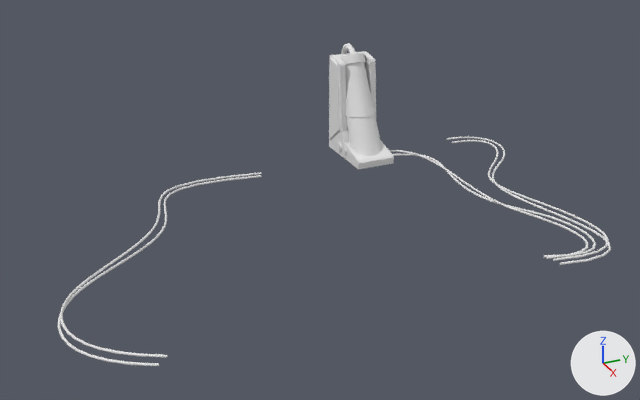
An edit to the OBJ model Assets/Rooms/LabRoom/TestingTubesLabRoom.obj, drawn before and after from the same camera.
The view is the same before and after, from a 50 mm camera at (49.8, -22.7, 26.9) aimed at (-0.6, 0.0, 1.7). Every picture has the same lights, and +X, +Y and +Z are marked at lower right. Where no turn or scale is listed for an object, it has been applied to the vertices.

Objects in the first picture: 'Cube.057_Cube.091', 'NurbsPath.009_NurbsPath.015', 'NurbsPath.012_NurbsPath.017', 'NurbsPath.013_NurbsPath.018', 'NurbsPath.014_NurbsPath.019'.
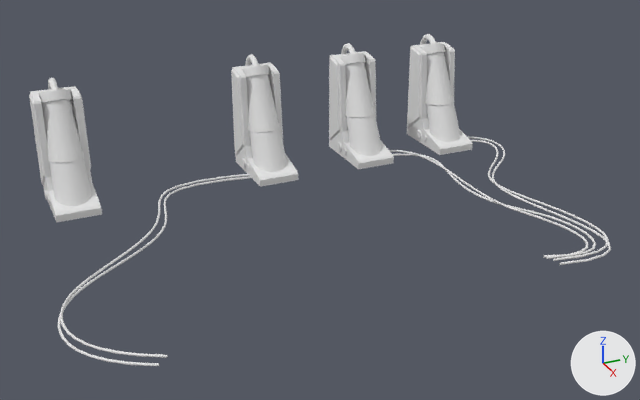
What differs and where, as boxes [x1, y1, x2, y2] in the pictures (640 x 400 px):
```json
{"object": "Cube.059_Cube.093", "change": "added", "after": [29, 77, 102, 222]}
{"object": "Cube.056_Cube.090", "change": "added", "after": [231, 54, 298, 187]}
{"object": "Cube.058_Cube.092", "change": "added", "after": [407, 34, 473, 155]}
```

The change, as JSON lines over the scene's bpy script:
```json
{"op": "add", "block": "me_cube_059_cube_093", "code": ["me_cube_059_cube_093 = bpy.data.meshes.new('Cube.059_Cube.093')", "me_cube_059_cube_093.from_pydata(...)  # 643 vertices, 529 faces; spans x -14.73..-8.11, y -16.77..-13.31, z 0.0..8.72"]}
{"op": "add", "block": "me_cube_058_cube_092", "code": ["me_cube_058_cube_092 = bpy.data.meshes.new('Cube.058_Cube.092')", "me_cube_058_cube_092.from_pydata(...)  # 643 vertices, 529 faces; spans x -14.73..-8.11, y 14.0..17.45, z 0.0..8.72"]}
{"op": "add", "block": "me_cube_056_cube_090", "code": ["me_cube_056_cube_090 = bpy.data.meshes.new('Cube.056_Cube.090')", "me_cube_056_cube_090.from_pydata(...)  # 643 vertices, 529 faces; spans x -14.73..-8.11, y -1.75..1.7, z 0.0..8.72"]}
{"op": "add", "block": "ob_cube_059_cube_093", "code": ["ob_cube_059_cube_093 = bpy.data.objects.new('Cube.059_Cube.093', me_cube_059_cube_093)", "ob_cube_059_cube_093.location = (0.0, 0.0, 0.0)"]}
{"op": "add", "block": "ob_cube_058_cube_092", "code": ["ob_cube_058_cube_092 = bpy.data.objects.new('Cube.058_Cube.092', me_cube_058_cube_092)", "ob_cube_058_cube_092.location = (0.0, 0.0, 0.0)"]}
{"op": "add", "block": "ob_cube_056_cube_090", "code": ["ob_cube_056_cube_090 = bpy.data.objects.new('Cube.056_Cube.090', me_cube_056_cube_090)", "ob_cube_056_cube_090.location = (0.0, 0.0, 0.0)"]}
```
